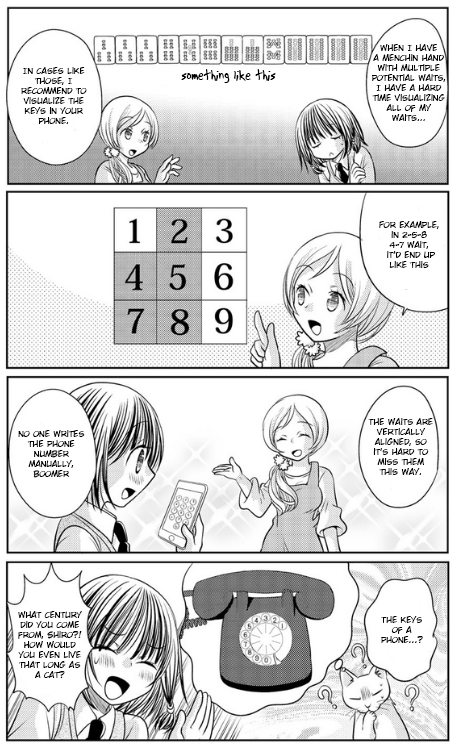
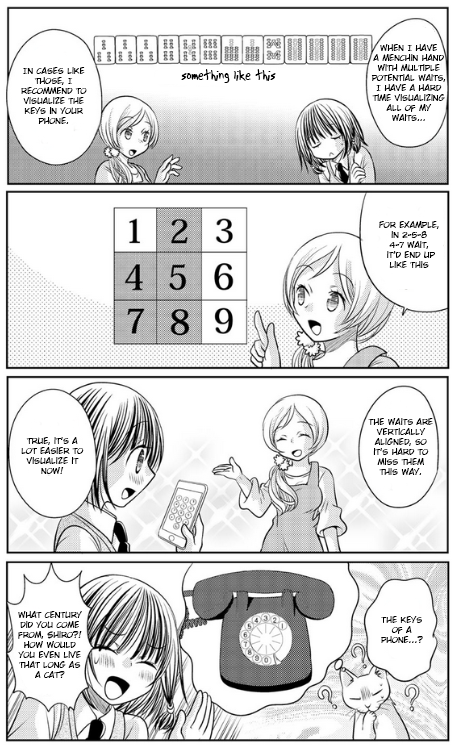
Two versions of the same layered image (455 x 747). Layer-by-layer changes:
renamed "no one writes the phone number manually, boomer" to "true, it’s a lot easier to visualize it now!", painted on it over [left=18, top=430, right=85, bottom=478]
